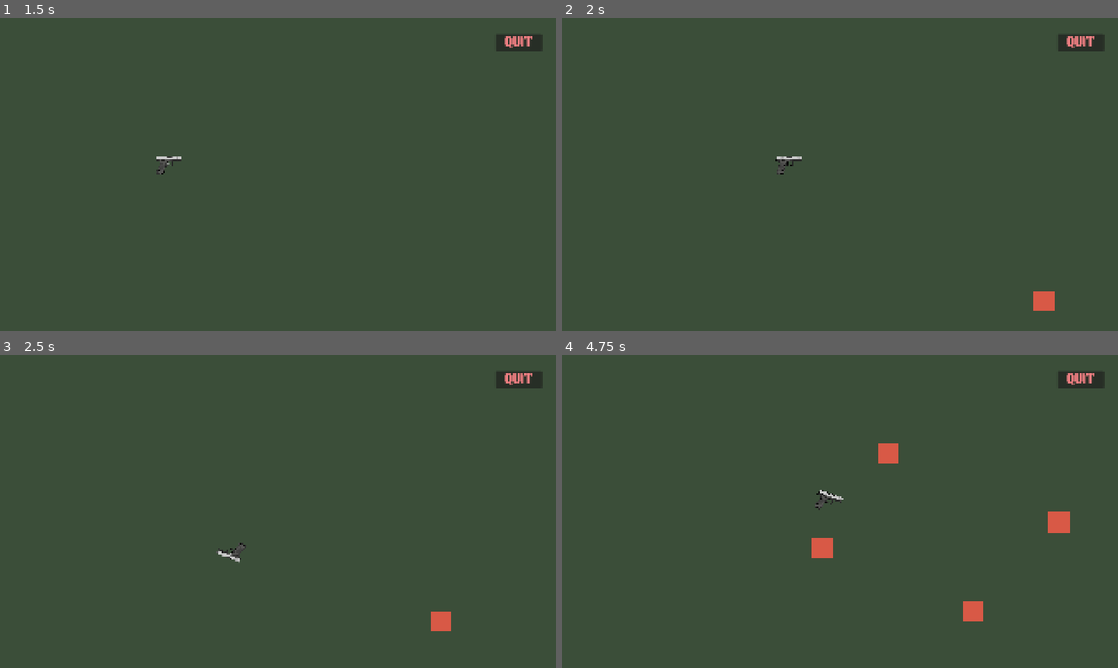
Above: before the commit, frames 1-4 (two rows, left to right).
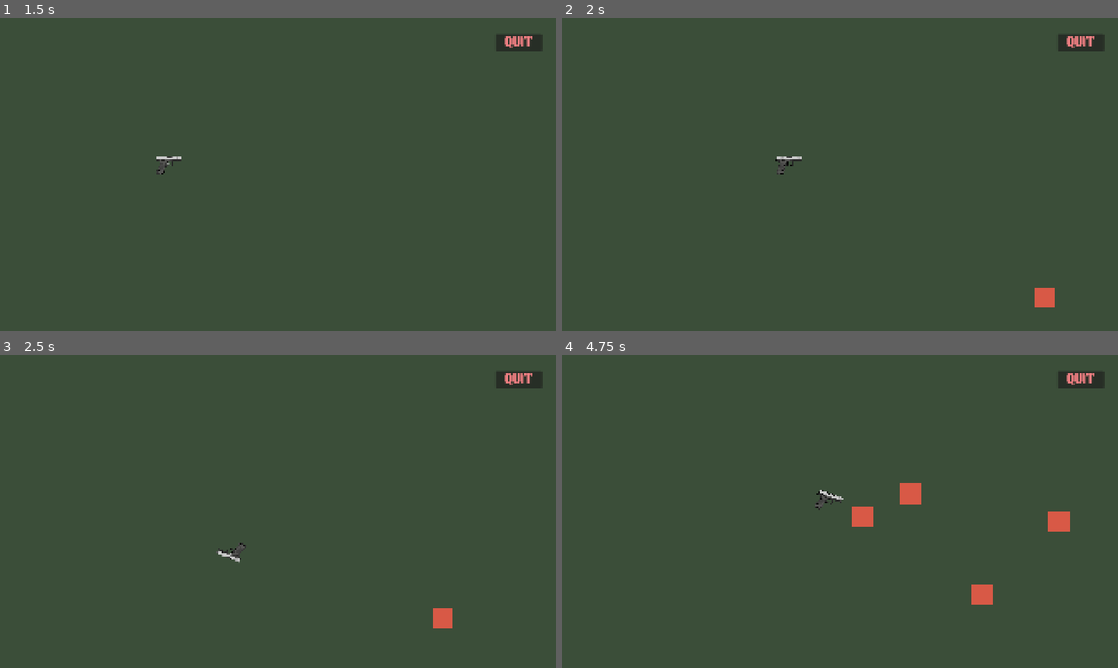
Above: after the commit, the same moments.

Repository: leo434472-oss/godot-game
Game: Godot game, scene res://main_menu.tscn
Same seed, same stepped clock (60 frames per second), same inputs: the game is played once before the commit and once after it.
Inputs (mouse positions are in pixels of both pictures, inside the frame that each line leads up to):
- Up to frame 1 (1.5 s): click "Start" at 0.5 s; tap Enter at 1.25 s; move the mouse to (400, 158) at 1.27 s; hold Right (ui_right) from 1.28 s (still down)
- Up to frame 2 (2 s): keep holding Right (ui_right)
- Up to frame 3 (2.5 s): move the mouse to (166, 527) at 2.02 s; release Right (ui_right) at 2.03 s; hold Down (ui_down) from 2.03 s (still down)
- Up to frame 4 (4.75 s): move the mouse to (895, 442) at 2.77 s; release Down (ui_down) at 2.78 s; hold Right (ui_right) 2.78-3.53 s; move the mouse to (812, 574) at 3.52 s; hold Up (ui_up) 3.53-4.28 s; move the mouse to (1006, 558) at 4.27 s; hold Left (ui_left) from 4.28 s (still down)

Frame 1 is identical in both runs. In frame 2, 0.1% of the frame differs, in the area x 84-89%, y 86-94%; in frame 3, 0.1%; in frame 4, 1.5%, in the area x 44-92%, y 28-86%.

Commit message:
adsfdsa

Diff:
--- a/enemy.tscn
+++ b/enemy.tscn
@@ -6,7 +6,7 @@
 [sub_resource type="RectangleShape2D" id="RectangleShape2D_7xaro"]
 size = Vector2(69.99988, 70)
 
-[node name="enemy_normal" type="CharacterBody2D" unique_id=1136318364]
+[node name="enemy_normal" type="CharacterBody2D" unique_id=1136318364 groups=["Player"]]
 script = ExtResource("1_4gyqm")
 
 [node name="Sprite2D" type="Sprite2D" parent="." unique_id=1891681812]
--- a/enemy_normal.gd
+++ b/enemy_normal.gd
@@ -7,6 +7,7 @@
 
 func _physics_process(delta: float) -> void:
 	var player = get_tree().get_first_node_in_group("Player")
+	print(get_tree().get_first_node_in_group('Player'))
 	if player == null:
 		return
 	var direction = global_position.direction_to(player.global_position)
--- a/player.tscn
+++ b/player.tscn
@@ -1,14 +1,12 @@
 [gd_scene format=3 uid="uid://bfjof2mhugqhp"]
 
-[ext_resource type="Script" uid="uid://rkjkr4jx3nbw" path="res://gun.gd" id="1_4flbx"]
+[ext_resource type="Script" uid="uid://dtfaoxviqceoo" path="res://player.gd" id="1_onrkg"]
 [ext_resource type="Texture2D" uid="uid://dqln0co1u5q70" path="res://first gun.png" id="2_onrkg"]
 
-[node name="Player" type="Node2D" unique_id=486150449 groups=["Player"]]
+[node name="Player" type="CharacterBody2D" unique_id=156258959 groups=["Player"]]
+script = ExtResource("1_onrkg")
 
-[node name="Gun" type="CharacterBody2D" parent="." unique_id=481142593]
-script = ExtResource("1_4flbx")
-
-[node name="Sprite2D" type="Sprite2D" parent="Gun" unique_id=1961614394]
+[node name="Sprite2D" type="Sprite2D" parent="." unique_id=1961614394]
 position = Vector2(27, 12.000008)
 scale = Vector2(0.05090332, 0.045410153)
 texture = ExtResource("2_onrkg")
Renamed: gun.gd -> player.gd
Not shown, added: player.gd.uid
